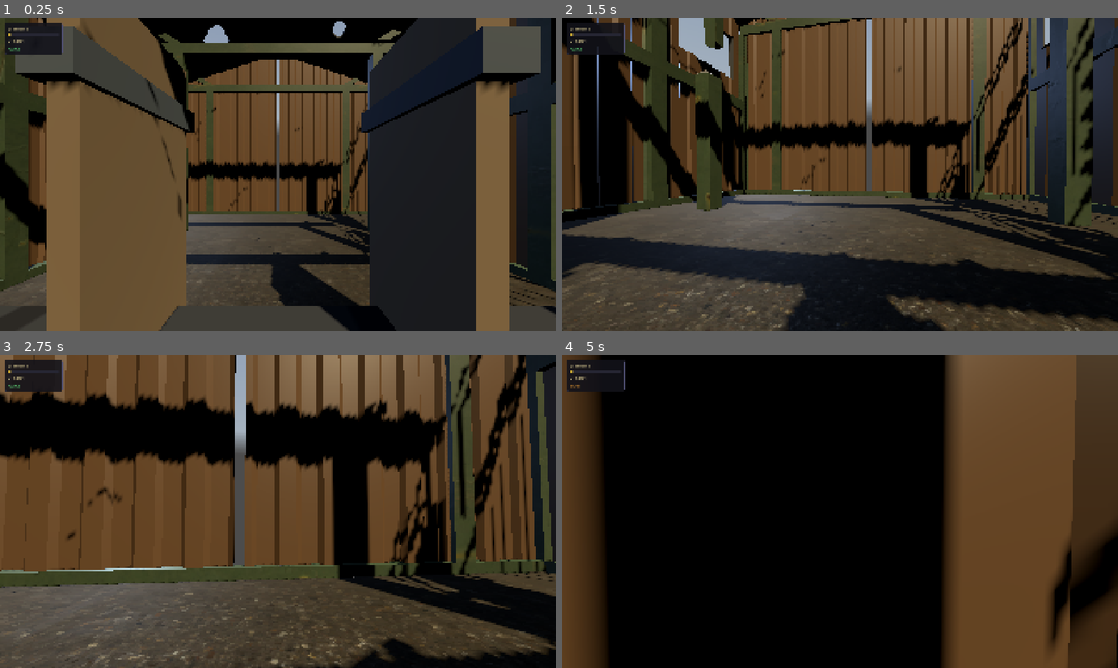
Above: before the commit, frames 1-4 (two rows, left to right).
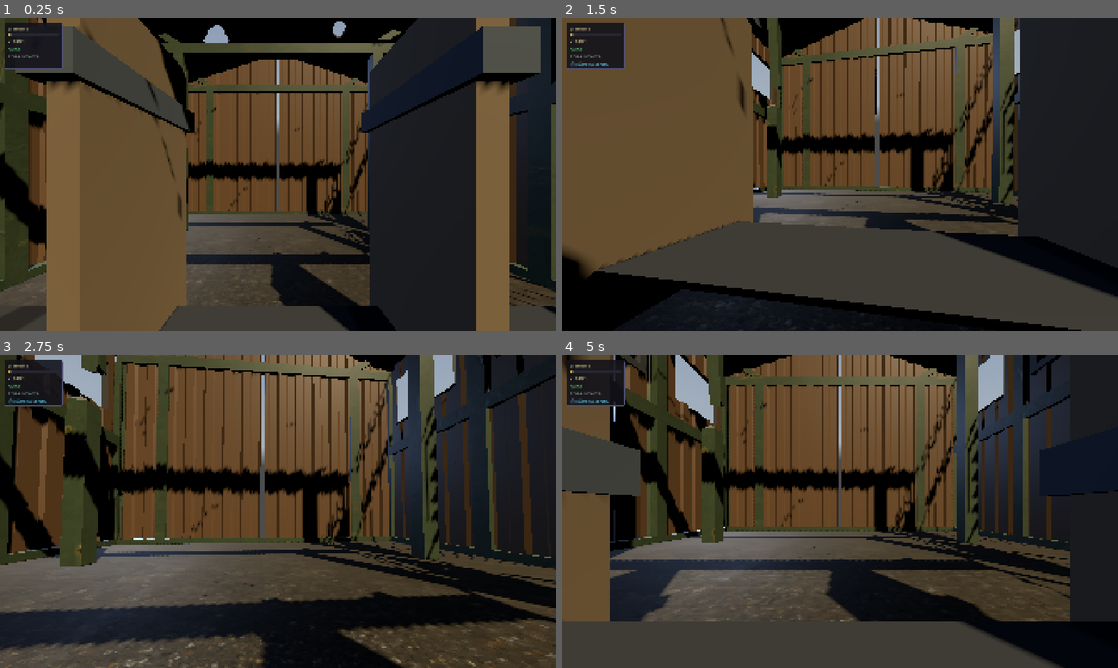
Above: after the commit, the same moments.

Repository: mateusalkimim/relativity-paradox-lab
Game: Godot game, scene res://scenes/main.tscn
Two runs of this game, one before a commit and one after it. Both use one fixed random seed, a clock stepped at 60 frames per second and the inputs below. A sky picture missing from this copy of the repository is replaced by a grey-blue gradient.
Inputs (mouse positions are in pixels of both pictures, inside the frame that each line leads up to):
- Up to frame 1 (0.25 s): no input
- Up to frame 2 (1.5 s): move the mouse to (867, 174) at 0.52 s; hold P (slow_motion) 0.53-1.28 s; hold W (move_forward) from 0.53 s (still down); move the mouse to (812, 174) at 1.27 s; tap Space (action_primary) at 1.35 s
- Up to frame 3 (2.75 s): keep holding W (move_forward); tap P (slow_motion) at 1.55 s; move the mouse to (289, 505) at 2.02 s; hold P (slow_motion) from 2.03 s (still down)
- Up to frame 4 (5 s): keep holding W (move_forward); move the mouse to (834, 517) at 2.77 s; release P (slow_motion) at 2.78 s; tap Q (switch_frame) at 2.85 s; tap P (slow_motion) at 3.05, 4.55 s; move the mouse to (878, 514) at 3.52 s; hold P (slow_motion) 3.53-4.28 s; tap R (reset_scene) at 4.15 s; move the mouse to (795, 508) at 4.27 s; tap Space (action_primary) at 4.35 s

The runs differ from the first frame. In frame 1, 0.5% of the frame differs, in the area x 0-12%, y 11-17%; in frame 2, 68%; in frame 3, 67%; in frame 4, 86%, in the area x 0-100%, y 0-100%.

Commit message:
feat(paradoxo): corte da tora, offset de simultaneidade, slow-mo e reset
Completa o núcleo da Semana 4 — o paradoxo roda de ponta a ponta nos
dois referenciais:

- guillotine.gd: sinal blade_crossed_cut_plane ao cruzar o topo da tora
- tora.gd: cut_at() corta no ponto geométrico — duas metades se separam,
  assentam e tombam; restore() no wrap/reset
- frame_controller.gd: em BOB a guilhotina direita desce primeiro e a
  esquerda após Δt' = γ·L₀·v/c² (simultaneity_offset, agora em uso);
  detecção de corte via posições globais (absorve escala do MovingWorld);
  câmera lenta (X, Engine.time_scale) e reset (B, reset_session + reload)
- game_state.gd: toggle_slow_motion, set_tora_cut, reset_session
- hud.gd: indicadores TORA CORTADA/INTACTA e câmera lenta

Resultado pedagógico: em ALICE a tora contraída passa ilesa entre as
guilhotinas simultâneas; em BOB a tora em L₀ também passa ilesa — mas
porque as guilhotinas não descem ao mesmo tempo. Mesma física, duas
descrições consistentes.

Co-Authored-By: Claude Opus 4.8 <noreply@anthropic.com>

Diff:
--- a/scripts/frame_controller.gd
+++ b/scripts/frame_controller.gd
@@ -46,17 +46,23 @@
 		_tora.position.x += step
 		if _tora.position.x > LOG_EXIT_X:
 			_tora.position.x = LOG_RESET_X
+			_restore_tora()
 	else:
 		# No referencial de Bob a tora está em repouso; é o mundo que passa por ela
 		_world.position.x -= step
 		if _tora.position.x - _world.position.x > LOG_EXIT_X:
 			_world.position.x = _tora.position.x - LOG_RESET_X
+			_restore_tora()
 
 func _unhandled_input(event: InputEvent) -> void:
 	if event.is_action_pressed("switch_frame"):
 		GameState.toggle_frame()
 	elif event.is_action_pressed("action_primary"):
 		_drop_guillotines()
+	elif event.is_action_pressed("slow_motion"):
+		GameState.toggle_slow_motion()
+	elif event.is_action_pressed("reset_scene"):
+		_reset_scene()
 
 # 8. Funções públicas
 
@@ -66,16 +72,51 @@
 	_tora = tora
 	_guillotine_left = guillotine_left
 	_guillotine_right = guillotine_right
+	_guillotine_left.blade_crossed_cut_plane.connect(_check_cut.bind(_guillotine_left))
+	_guillotine_right.blade_crossed_cut_plane.connect(_check_cut.bind(_guillotine_right))
+	_tora.was_cut.connect(func() -> void: GameState.set_tora_cut(true))
 
 # 9. Funções privadas
 
 func _drop_guillotines() -> void:
 	if GameState.is_transitioning:
 		return
-	# Em ALICE as guilhotinas descem simultaneamente (Bloco B adiciona o
-	# offset de simultaneidade Δt' = γ·L₀·v/c² no referencial de Bob)
-	_guillotine_left.drop()
+	if GameState.current_frame == GameState.Frame.ALICE:
+		# Referencial da esteira: descida simultânea por definição
+		_guillotine_left.drop()
+		_guillotine_right.drop()
+		return
+	# Referencial de Bob: a simultaneidade se desfaz. A guilhotina da frente
+	# (direita, no sentido do movimento) desce primeiro; a esquerda desce
+	# Δt' = γ·L₀·v/c² depois (Alencar et al. 2023, §III.A).
+	# VISUAL_C converte tempo físico (c=1) para a escala visual do show.
 	_guillotine_right.drop()
+	var separation := _guillotine_right.position.x - _guillotine_left.position.x
+	var offset := LorentzTransform.simultaneity_offset(separation, GameState.belt_beta) \
+		/ Esteira.VISUAL_C
+	get_tree().create_timer(offset).timeout.connect(_guillotine_left.drop)
+
+# A lâmina cruzou o topo da tora: corta se houver madeira sob ela.
+# global_position absorve a escala/posição do MovingWorld automaticamente.
+func _check_cut(guillotine: Guillotine) -> void:
+	if _tora.is_cut:
+		return
+	var blade_x := guillotine.global_position.x
+	var tora_x := _tora.global_position.x
+	# Meia-extensão no espaço global: L₀/2 × escala efetiva da tora (1/γ em ALICE)
+	var half_extent := _tora.rest_length * 0.5 * _tora.global_transform.basis.x.length()
+	if absf(blade_x - tora_x) < half_extent:
+		var local_x := _tora.to_local(Vector3(blade_x, _tora.global_position.y, _tora.global_position.z)).x
+		_tora.cut_at(local_x)
+
+func _restore_tora() -> void:
+	if _tora.is_cut:
+		_tora.restore()
+		GameState.set_tora_cut(false)
+
+func _reset_scene() -> void:
+	GameState.reset_session()
+	get_tree().reload_current_scene()
 
 func _on_frame_changed(new_frame: GameState.Frame) -> void:
 	GameState.is_transitioning = true
--- a/scripts/game_state.gd
+++ b/scripts/game_state.gd
@@ -6,16 +6,21 @@
 
 signal frame_changed(new_frame)
 signal velocity_changed(new_beta)
+signal slow_motion_changed(active)
+signal tora_cut_changed(is_cut)
 
 const BELT_BETA_STEP: float = 0.1
 const BELT_BETA_MAX: float = 0.99
 const BELT_BETA_MIN: float = 0.0
+const BELT_BETA_DEFAULT: float = 0.05
+const SLOW_MOTION_SCALE: float = 0.25
 
 var current_frame: Frame = Frame.ALICE
-var belt_beta: float = 0.05
+var belt_beta: float = BELT_BETA_DEFAULT
 var is_transitioning: bool = false
 var slow_motion_active: bool = false
 var overlay_active: bool = false
+var tora_is_cut: bool = false
 
 func toggle_frame() -> void:
 	if is_transitioning:
@@ -35,6 +40,30 @@
 	belt_beta = maxf(belt_beta - BELT_BETA_STEP, BELT_BETA_MIN)
 	velocity_changed.emit(belt_beta)
 
+func toggle_slow_motion() -> void:
+	slow_motion_active = not slow_motion_active
+	# Engine.time_scale desacelera tudo: movimento, tweens, timers — inclusive
+	# o offset de simultaneidade das guilhotinas, o que é desejável no Ato 3
+	Engine.time_scale = SLOW_MOTION_SCALE if slow_motion_active else 1.0
+	slow_motion_changed.emit(slow_motion_active)
+
+func set_tora_cut(value: bool) -> void:
+	if tora_is_cut == value:
+		return
+	tora_is_cut = value
+	tora_cut_changed.emit(value)
+
+# Restaura o estado global antes de recarregar a cena (Botão B).
+# Sem isso, frame/β persistiriam no autoload e divergiriam da cena recém-criada.
+func reset_session() -> void:
+	current_frame = Frame.ALICE
+	belt_beta = BELT_BETA_DEFAULT
+	is_transitioning = false
+	slow_motion_active = false
+	overlay_active = false
+	tora_is_cut = false
+	Engine.time_scale = 1.0
+
 func get_gamma() -> float:
 	var b := clampf(belt_beta, 0.0, 0.99)
 	return 1.0 / sqrt(1.0 - b * b)
--- a/scripts/guillotine.gd
+++ b/scripts/guillotine.gd
@@ -4,6 +4,10 @@
 class_name Guillotine
 
 enum State { READY, FALLING, DOWN, RETRACTING }
+
+# Emitido uma vez por queda, no instante em que a lâmina cruza o topo da
+# tora (CUT_PLANE_Y). O FrameController decide se há madeira sob a lâmina.
+signal blade_crossed_cut_plane
 
 const FALL_SPEED: float = 8.0
 const RETRACT_SPEED: float = 3.0
@@ -12,10 +16,13 @@
 const FRAME_HEIGHT: float = 5.0
 const BLADE_RAISED_Y: float = 4.0
 const BLADE_DOWN_Y: float = 0.7
+# Topo da tora: LOG_Y (0.75) + raio (0.25)
+const CUT_PLANE_Y: float = 1.0
 
 var state: State = State.READY
 var _blade: MeshInstance3D
 var _down_timer: float = 0.0
+var _crossed_emitted: bool = false
 
 func _ready() -> void:
 	_build_frame()
@@ -25,6 +32,9 @@
 	match state:
 		State.FALLING:
 			_blade.position.y = move_toward(_blade.position.y, BLADE_DOWN_Y, FALL_SPEED * delta)
+			if not _crossed_emitted and _blade.position.y <= CUT_PLANE_Y:
+				_crossed_emitted = true
+				blade_crossed_cut_plane.emit()
 			if _blade.position.y <= BLADE_DOWN_Y:
 				_blade.position.y = BLADE_DOWN_Y
 				state = State.DOWN
@@ -43,12 +53,14 @@
 
 func drop() -> void:
 	if state == State.READY:
+		_crossed_emitted = false
 		state = State.FALLING
 
 func reset() -> void:
 	state = State.READY
 	_blade.position.y = BLADE_RAISED_Y
 	_down_timer = 0.0
+	_crossed_emitted = false
 
 func _build_frame() -> void:
 	_add_mesh("Frame", Vector3(0.0, FRAME_HEIGHT * 0.5, 0.0), Vector3(0.3, FRAME_HEIGHT, 2.2), Color(0.5, 0.42, 0.32))
--- a/scripts/hud.gd
+++ b/scripts/hud.gd
@@ -3,9 +3,15 @@
 extends CanvasLayer
 class_name HUD
 
+const COLOR_INTACT := Color(0.55, 0.60, 0.55)
+const COLOR_CUT := Color(0.95, 0.30, 0.25)
+const COLOR_SLOWMO := Color(0.35, 0.80, 0.95)
+
 var _label_beta: Label
 var _label_gamma: Label
 var _label_frame: Label
+var _label_status: Label
+var _label_slowmo: Label
 var _bar: ProgressBar
 
 func _ready() -> void:
@@ -27,15 +33,22 @@
 	_bar = _make_bar()
 	_label_gamma = _make_label("γ  1.001")
 	_label_frame = _make_label("ALICE", Color(0.4, 0.9, 0.5))
+	_label_status = _make_label("TORA INTACTA", COLOR_INTACT)
+	_label_slowmo = _make_label("⏱ CÂMERA LENTA", COLOR_SLOWMO)
+	_label_slowmo.visible = false
 
 	vbox.add_child(_label_beta)
 	vbox.add_child(_bar)
 	vbox.add_child(_label_gamma)
 	vbox.add_child(_label_frame)
+	vbox.add_child(_label_status)
+	vbox.add_child(_label_slowmo)
 	add_child(panel)
 
 	GameState.velocity_changed.connect(func(_v): _update())
 	GameState.frame_changed.connect(func(_f): _update())
+	GameState.tora_cut_changed.connect(func(_c): _update())
+	GameState.slow_motion_changed.connect(func(_s): _update())
 	_update()
 
 func _update() -> void:
@@ -48,13 +61,17 @@
 	_label_frame.text = "ALICE" if is_alice else "BOB"
 	var frame_color := Color(0.4, 0.9, 0.5) if is_alice else Color(0.9, 0.6, 0.2)
 	_label_frame.add_theme_color_override("font_color", frame_color)
+	_label_status.text = "✂ TORA CORTADA" if GameState.tora_is_cut else "TORA INTACTA"
+	var status_color := COLOR_CUT if GameState.tora_is_cut else COLOR_INTACT
+	_label_status.add_theme_color_override("font_color", status_color)
+	_label_slowmo.visible = GameState.slow_motion_active
 
 func _build_panel() -> Panel:
 	var panel := Panel.new()
 	panel.name = "HUDPanel"
 	panel.set_anchors_preset(Control.PRESET_TOP_LEFT)
 	panel.position = Vector2(16.0, 16.0)
-	panel.size = Vector2(200.0, 110.0)
+	panel.size = Vector2(200.0, 160.0)
 	var style := StyleBoxFlat.new()
 	style.bg_color = Color(0.07, 0.07, 0.10, 0.88)
 	style.corner_radius_top_left = 5
--- a/scripts/tora.gd
+++ b/scripts/tora.gd
@@ -8,6 +8,14 @@
 # Menos de 8 parece poligonal demais; mais de 8 perde o caráter low-poly.
 const RADIAL_SEGMENTS: int = 8
 
+# 1. Constantes
+# Margem mínima do ponto de corte até as pontas: evita "fatia" degenerada
+const CUT_EDGE_MARGIN: float = 0.3
+const CUT_SEPARATION: float = 0.35
+const CUT_SETTLE_Y: float = -0.05
+const CUT_TILT_RAD: float = 0.06
+const CUT_ANIM_DURATION: float = 0.6
+
 # 2. Exportadas
 # L₀: comprimento próprio medido no referencial de repouso da tora (seção 2.2 do README).
 # frame_controller.gd aplica scale.x = 1/γ no Node3D raiz desta cena.
@@ -16,8 +24,19 @@
 @export var rest_length: float = 4.0
 @export var diameter: float = 0.5
 
+# 3. Sinais
+signal was_cut
+
+# 4. Variáveis públicas
+var is_cut: bool = false
+
+# 5. Variáveis privadas
+var _halves: Array[MeshInstance3D] = []
+
 # 6. Onready
 @onready var _mesh: MeshInstance3D = $Mesh
+@onready var _cap_left: MeshInstance3D = $CapLeft
+@onready var _cap_right: MeshInstance3D = $CapRight
 
 # 7. Funções built-in
 func _ready() -> void:
@@ -34,3 +53,56 @@
 # Restaura comprimento próprio ao entrar no referencial de Bob (tora em repouso).
 func reset_lorentz_scale() -> void:
 	scale.x = 1.0
+
+# Corta a tora no ponto local_x (coordenada local, eixo do comprimento).
+# Esconde a malha original e cria duas metades que se separam e assentam —
+# resultado binário e visceral do paradoxo (README §3.1).
+func cut_at(local_x: float) -> void:
+	if is_cut:
+		return
+	is_cut = true
+	var half_len := rest_length * 0.5
+	local_x = clampf(local_x, -half_len + CUT_EDGE_MARGIN, half_len - CUT_EDGE_MARGIN)
+	_mesh.visible = false
+	_cap_left.visible = false
+	_cap_right.visible = false
+	_spawn_half(-half_len, local_x, -1.0)
+	_spawn_half(local_x, half_len, 1.0)
+	was_cut.emit()
+
+# Remove as metades e restaura a tora inteira (chamado no wrap e no reset)
+func restore() -> void:
+	for half in _halves:
+		half.queue_free()
+	_halves.clear()
+	_mesh.visible = true
+	_cap_left.visible = true
+	_cap_right.visible = true
+	is_cut = false
+
+# 9. Funções privadas
+
+func _spawn_half(from_x: float, to_x: float, dir: float) -> void:
+	var length := to_x - from_x
+	var mi := MeshInstance3D.new()
+	var mesh := CylinderMesh.new()
+	mesh.top_radius = diameter * 0.5
+	mesh.bottom_radius = diameter * 0.5
+	# 0.98: pequeno respiro no ponto de corte para as faces não coincidirem
+	mesh.height = length * 0.98
+	mesh.radial_segments = RADIAL_SEGMENTS
+	mesh.rings = 1
+	mi.mesh = mesh
+	# Mesma rotação do Mesh original: eixo Y do cilindro alinhado ao X local
+	mi.rotation.z = -PI / 2.0
+	mi.position = Vector3((from_x + to_x) * 0.5, 0.0, 0.0)
+	mi.set_surface_override_material(0, _mesh.get_surface_override_material(0))
+	add_child(mi)
+	_halves.append(mi)
+
+	# As metades se afastam do corte, assentam e tombam levemente para fora
+	var tween := create_tween().set_parallel(true) \
+		.set_trans(Tween.TRANS_CUBIC).set_ease(Tween.EASE_OUT)
+	tween.tween_property(mi, "position:x", mi.position.x + dir * CUT_SEPARATION, CUT_ANIM_DURATION)
+	tween.tween_property(mi, "position:y", CUT_SETTLE_Y, CUT_ANIM_DURATION)
+	tween.tween_property(mi, "rotation:z", mi.rotation.z + dir * CUT_TILT_RAD, CUT_ANIM_DURATION)
Not shown, changed: README.md
